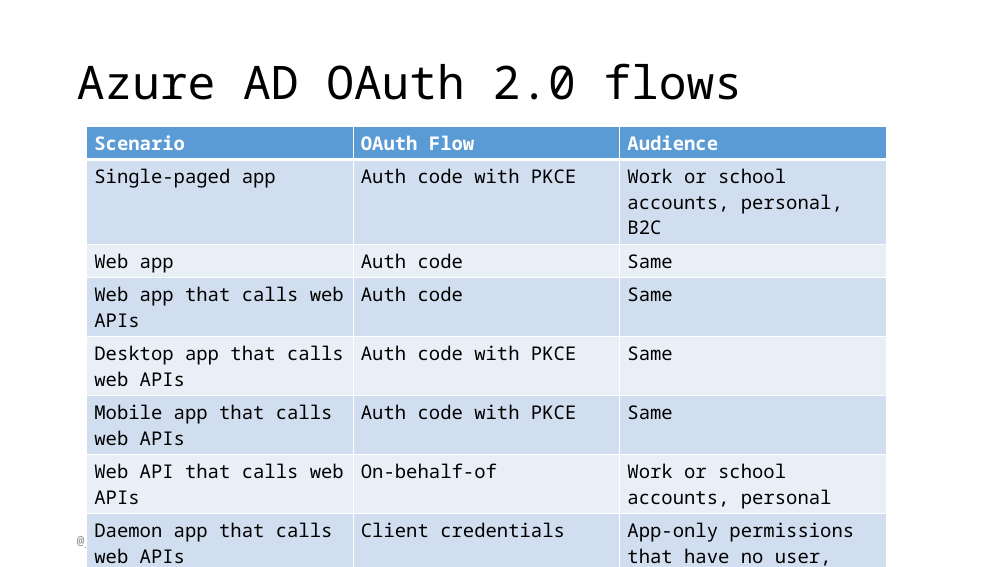
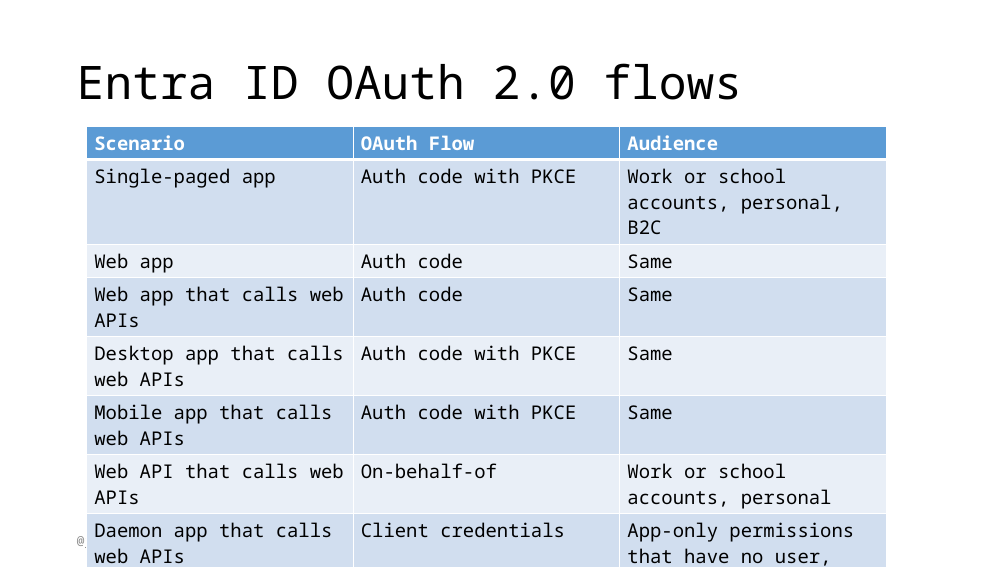
Before and after one commit to jbogard/presentations, a slide deck: slide 15 of BuildingSecureMicroservicesInAzure/BuildingSecureMicroservicesInAzure.pptx. Drawn at 1008x567 pixels with LibreOffice and Linux fonts; fonts in the diff are those of the drawing. Boxes give left, top, right and bottom in pixels: in the first picture for what was removed or moved away, otherwise in the second. Text is boxed around its words. In the diff, an @@ line names an element or a change of style, - is before the commit and + after.

```diff
--- a/BuildingSecureMicroservicesInAzure/BuildingSecureMicroservicesInAzure.pptx
+++ b/BuildingSecureMicroservicesInAzure/BuildingSecureMicroservicesInAzure.pptx
@@ title at (77, 63, 742, 100): text changed @@
-Azure AD OAuth 2.0 flows
+Entra ID OAuth 2.0 flows
```
Also in this commit, not shown: 25 other slides changed, 35 other files.
